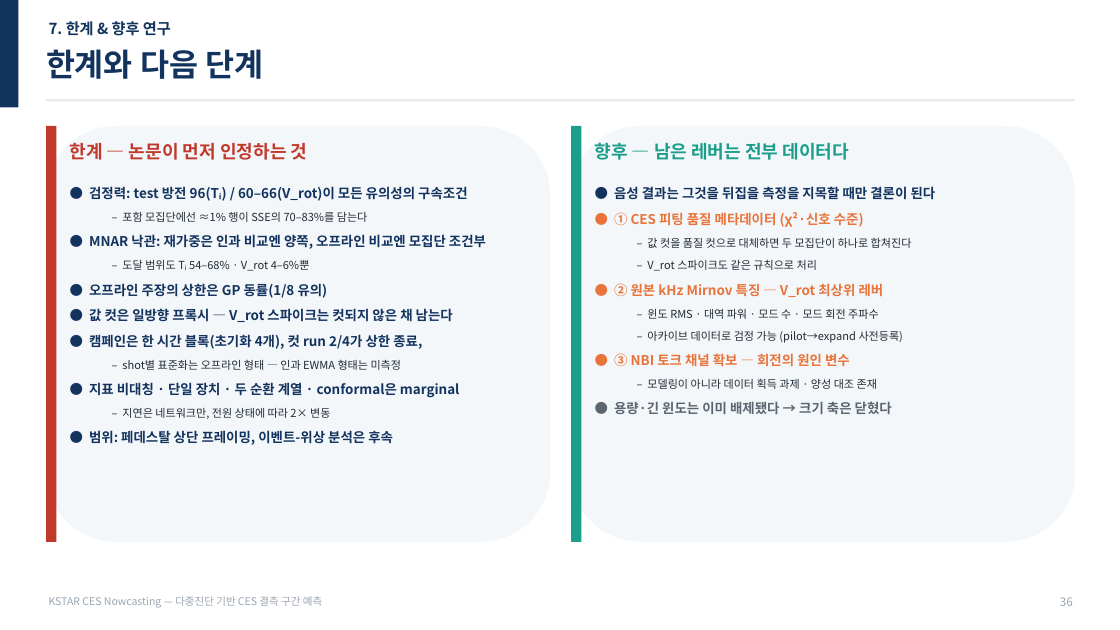
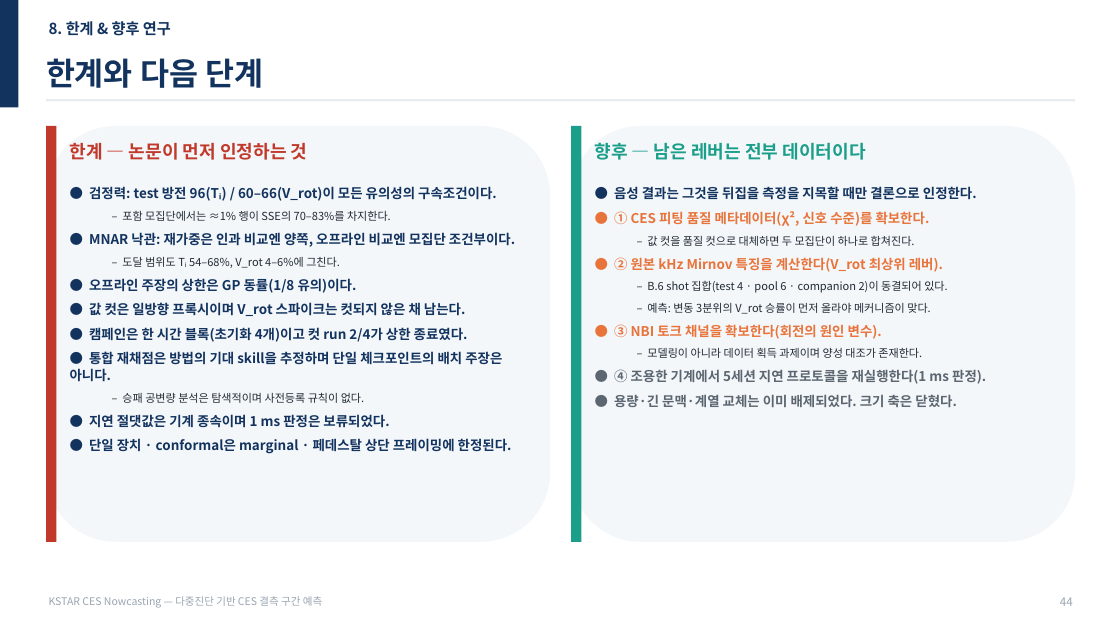
Before and after one commit to iseungsang01/ml-intern-revision, a slide deck: slide 53 of docs/presentation/KSTAR_CES_발표자료.pptx (slide 44 before the commit). Drawn at 1120x630 pixels with LibreOffice and Linux fonts; fonts in the diff are those of the drawing. Boxes give left, top, right and bottom in pixels: in the first picture for what was removed or moved away, otherwise in the second. Text is boxed around its words. In the diff, an @@ line names an element or a change of style, - is before the commit and + after.

```diff
--- a/docs/presentation/KSTAR_CES_발표자료.pptx
+++ b/docs/presentation/KSTAR_CES_발표자료.pptx
@@ text at (x1=49, y1=21, x2=171, y2=36): text changed @@
-7. 한계 & 향후 연구
+8. 한계 & 향후 연구
@@ text "한계와 다음 단계" at (x1=46, y1=58, x2=263, y2=88): vertical alignment top to middle @@
@@ text at (x1=595, y1=142, x2=866, y2=160): text changed @@
-향후 — 남은 레버는 전부 데이터다
+향후 — 남은 레버는 전부 데이터이다
@@ text at (x1=70, y1=186, x2=515, y2=454): text changed @@
-● 검정력: test 방전 96(Tᵢ) / 60–66(V_rot)이 모든 유의성의 구속조건
-  – 포함 모집단에선 ≈1% 행이 SSE의 70–83%를 담는다
-● MNAR 낙관: 재가중은 인과 비교엔 양쪽, 오프라인 비교엔 모집단 조건부
-  – 도달 범위도 Tᵢ 54–68% · V_rot 4–6%뿐
-● 오프라인 주장의 상한은 GP 동률(1/8 유의)
-● 값 컷은 일방향 프록시 — V_rot 스파이크는 컷되지 않은 채 남는다
-● 캠페인은 한 시간 블록(초기화 4개), 컷 run 2/4가 상한 종료,
-  – shot별 표준화는 오프라인 형태 — 인과 EWMA 형태는 미측정
-● 지표 비대칭 · 단일 장치 · 두 순환 계열 · conformal은 marginal
-  – 지연은 네트워크만, 전원 상태에 따라 2× 변동
-● 범위: 페데스탈 상단 프레이밍, 이벤트-위상 분석은 후속
+● 검정력: test 방전 96(Tᵢ) / 60–66(V_rot)이 모든 유의성의 구속조건이다.
+  – 포함 모집단에서는 ≈1% 행이 SSE의 70–83%를 차지한다.
+● MNAR 낙관: 재가중은 인과 비교엔 양쪽, 오프라인 비교엔 모집단 조건부이다.
+  – 도달 범위도 Tᵢ 54–68%, V_rot 4–6%에 그친다.
+● 오프라인 주장의 상한은 GP 동률(1/8 유의)이다.
+● 값 컷은 일방향 프록시이며 V_rot 스파이크는 컷되지 않은 채 남는다.
+● 캠페인은 한 시간 블록(초기화 4개)이고 컷 run 2/4가 상한 종료였다.
+● 통합 재채점은 방법의 기대 skill을 추정하며 단일 체크포인트의 배치 주장은 아니다.
+  – 승패 공변량 분석은 탐색적이며 사전등록 규칙이 없다.
+● 지연 절댓값은 기계 종속이며 1 ms 판정은 보류되었다.
+● 단일 장치 · conformal은 marginal · 페데스탈 상단 프레이밍에 한정된다.
@@ text at (x1=614, y1=186, x2=986, y2=407): text changed; size 9.5 to 11.5 pt; bold on @@
-● 음성 결과는 그것을 뒤집을 측정을 지목할 때만 결론이 된다
-● ① CES 피팅 품질 메타데이터 (χ²·신호 수준)
-  – 값 컷을 품질 컷으로 대체하면 두 모집단이 하나로 합쳐진다
-  – V_rot 스파이크도 같은 규칙으로 처리
-● ② 원본 kHz Mirnov 특징 — V_rot 최상위 레버
-  – 윈도 RMS · 대역 파워 · 모드 수 · 모드 회전 주파수
-  – 아카이브 데이터로 검정 가능 (pilot→expand 사전등록)
-● ③ NBI 토크 채널 확보 — 회전의 원인 변수
-  – 모델링이 아니라 데이터 획득 과제 · 양성 대조 존재
-● 용량·긴 윈도는 이미 배제됐다 → 크기 축은 닫혔다
+● 음성 결과는 그것을 뒤집을 측정을 지목할 때만 결론으로 인정한다.
+● ① CES 피팅 품질 메타데이터(χ², 신호 수준)를 확보한다.
+  – 값 컷을 품질 컷으로 대체하면 두 모집단이 하나로 합쳐진다.
+● ② 원본 kHz Mirnov 특징을 계산한다(V_rot 최상위 레버).
+  – B.6 shot 집합(test 4 · pool 6 · companion 2)이 동결되어 있다.
+  – 예측: 변동 3분위의 V_rot 승률이 먼저 올라야 메커니즘이 맞다.
+● ③ NBI 토크 채널을 확보한다(회전의 원인 변수).
+  – 모델링이 아니라 데이터 획득 과제이며 양성 대조가 존재한다.
+● ④ 조용한 기계에서 5세션 지연 프로토콜을 재실행한다(1 ms 판정).
+● 용량·긴 문맥·계열 교체는 이미 배제되었다. 크기 축은 닫혔다.
@@ text at (x1=1060, y1=597, x2=1073, y2=606): text changed @@
-36
+44
```
Also in this commit, not shown: 42 other slides changed, 9 slides added, 7 other files.
